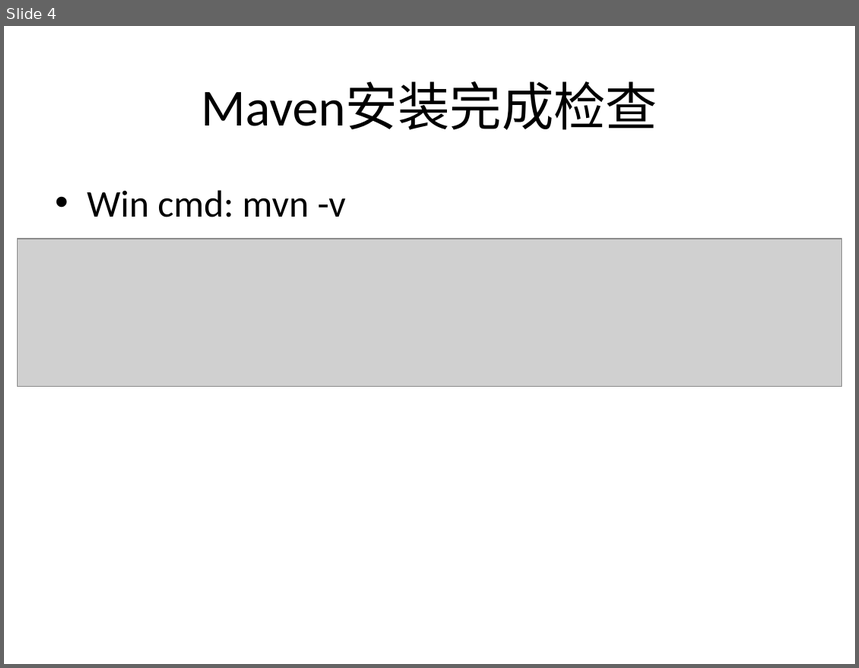
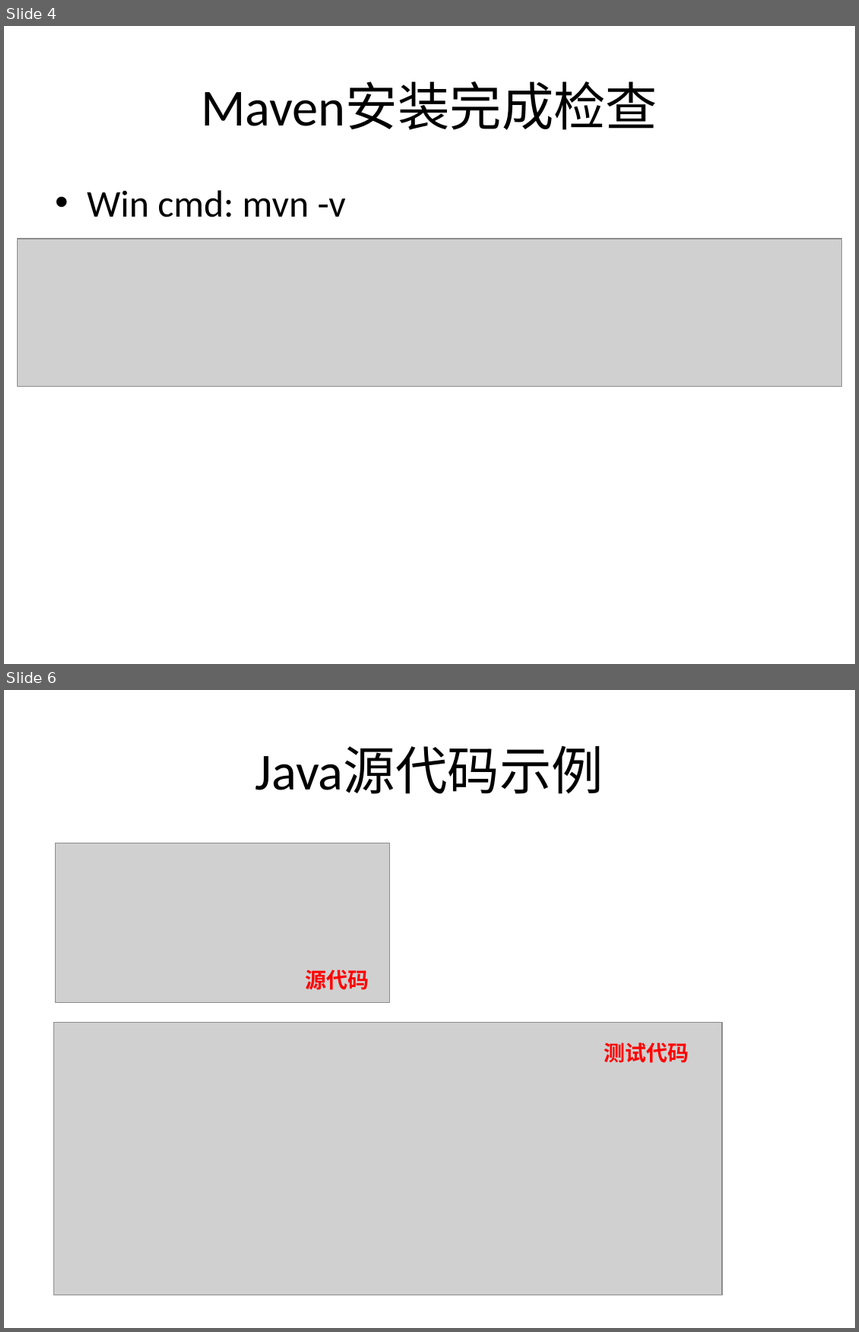
Before and after one commit to will09/readingnotes, a slide deck: CI/maven_installation.pptx. Shown one above the other, each under a label of ours: slide 4 before the commit, slides 4 and 6 after it; the slides between them are not shown. The pictures are 859x668 and 859x1332 pixels, drawn with LibreOffice and Linux fonts; fonts in the diff are those of the drawing; grey boxes stand for pictures. Boxes give left, top, right and bottom in pixels: in the first picture for what was removed or moved away, otherwise in the second. Text is boxed around its words. In the diff, an @@ line names an element or a change of style, - is before the commit and + after.

```diff
--- a/CI/maven_installation.pptx
+++ b/CI/maven_installation.pptx
@@ slide 6 added at [4, 690, 855, 1328], background #FFFFFF @@
@@ title added at [256, 746, 604, 794], 44 pt, text #000000 @@
+Java源代码示例
@@ picture added at [55, 844, 389, 1003] @@
@@ text added at [305, 970, 369, 990], 18 pt, text #FF0000, bold @@
+源代码
@@ picture added at [53, 1023, 721, 1296] @@
@@ text added at [604, 1043, 690, 1063], 18 pt, text #FF0000, bold @@
+测试代码
```
Also in this commit, not shown: 8 other slides added, 15 other files.
